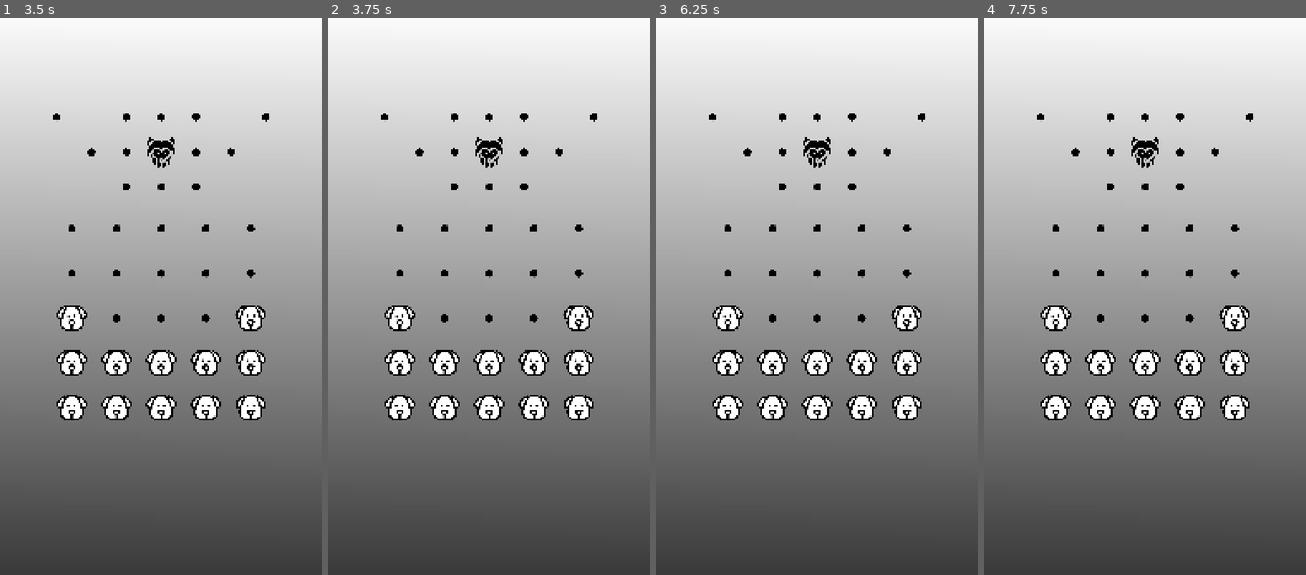
Above: before the commit, frames 1-4 (left to right).
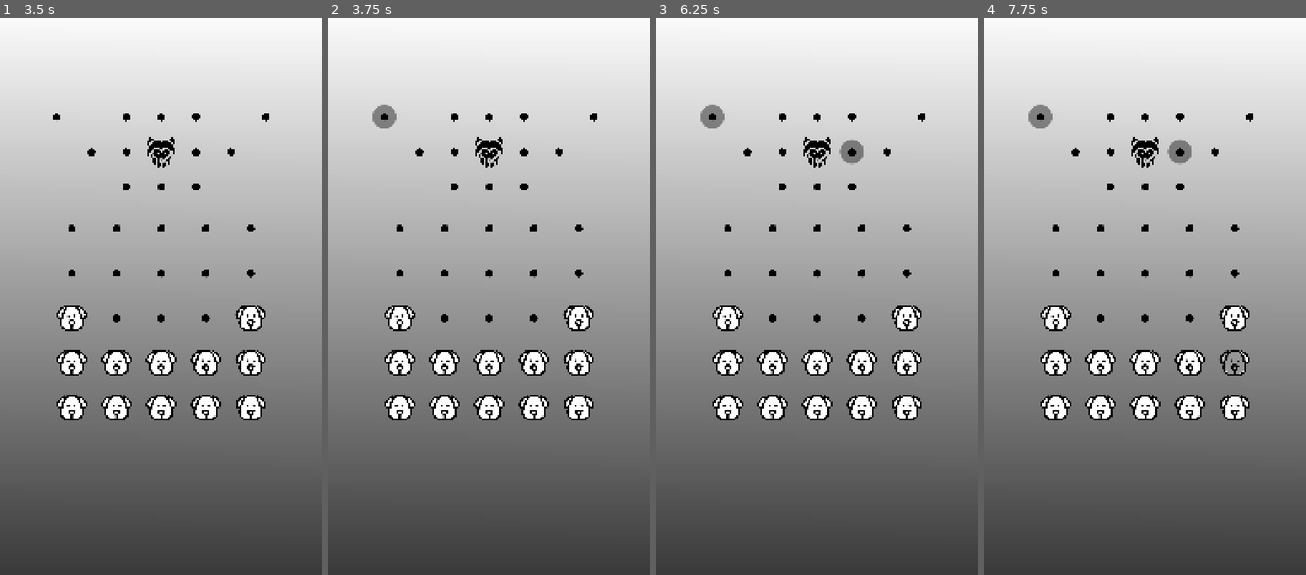
Above: after the commit, the same moments.

Repository: LeYohan-rgb/komikan
Game: Godot game, scene res://Scenes/main_menu.tscn
The game is run twice, just before and just after one commit, with the same random seed, the same clock (stepped at 60 frames per second) and the same inputs. The engine's default icon, where the game draws it, is replaced by a stand-in: a white triangle on a blue panel in a dark square.
Inputs (mouse positions are in pixels of both pictures, inside the frame that each line leads up to):
- Up to frame 1 (3.5 s): click (189, 196) at 0.52 s; type "Alex" at 0.6 s; click (189, 246) at 0.75 s; type "Alex" at 0.83 s; click "X" at 1.25 s; click "PLAY" at 2 s; click "Player vs Player" at 2.75 s
- Up to frame 2 (3.75 s): click (385, 118) at 3.52 s
- Up to frame 3 (6.25 s): tap Enter at 4.25, 5.75 s; move the mouse to (887, 257) at 4.27 s; hold Right 4.28-5.03 s; tap Alt at 4.35, 5.85 s; click (887, 257) at 4.42 s; tap Space at 5 s; move the mouse to (752, 318) at 5.02 s; hold Down 5.03-5.78 s; tap Shift at 5.1 s; click (752, 318) at 5.17 s; move the mouse to (849, 162) at 5.77 s; hold Right from 5.78 s (still down); click (849, 162) at 5.92 s
- Up to frame 4 (7.75 s): tap Space at 6.5 s; move the mouse to (1128, 402) at 6.52 s; release Right at 6.53 s; hold Up 6.53-7.28 s; tap Shift at 6.6 s; click (1128, 402) at 6.67 s; tap Enter at 7.25 s; move the mouse to (1241, 374) at 7.27 s; hold Left from 7.28 s (still down); tap Alt at 7.35 s; click (1241, 374) at 7.42 s

Frame 1 is identical in both runs. In frame 2, 0.2% of the frame differs, in the area x 13-22%, y 15-20%; in frame 3, 0.5%; in frame 4, 0.6%, in the area x 13-82%, y 15-64%.

Commit message:
Added press cell logic

Diff:
--- a/Scenes/tile.tscn
+++ b/Scenes/tile.tscn
@@ -32,6 +32,22 @@
 "speed": 5.0
 }]
 
+[sub_resource type="StyleBoxFlat" id="StyleBoxFlat_khers"]
+bg_color = Color(0.5440647, 0.50846726, 0.13406932, 0.4117647)
+corner_radius_top_left = 10000
+corner_radius_top_right = 10000
+corner_radius_bottom_right = 10000
+corner_radius_bottom_left = 10000
+corner_detail = 20
+
+[sub_resource type="StyleBoxFlat" id="StyleBoxFlat_g7l7l"]
+bg_color = Color(0, 0, 0, 0.4117647)
+corner_radius_top_left = 10000
+corner_radius_top_right = 10000
+corner_radius_bottom_right = 10000
+corner_radius_bottom_left = 10000
+corner_detail = 20
+
 [node name="tile" type="Control" unique_id=1331111654]
 layout_mode = 3
 anchors_preset = 0
@@ -59,4 +75,38 @@
 grow_vertical = 2
 flat = true
 
+[node name="button_selection_radius" type="Panel" parent="." unique_id=5392299]
+visible = false
+layout_mode = 1
+anchors_preset = 8
+anchor_left = 0.5
+anchor_top = 0.5
+anchor_right = 0.5
+anchor_bottom = 0.5
+offset_left = -40.0
+offset_top = -40.0
+offset_right = 40.0
+offset_bottom = 40.0
+grow_horizontal = 2
+grow_vertical = 2
+mouse_filter = 2
+theme_override_styles/panel = SubResource("StyleBoxFlat_khers")
+
+[node name="selected_selection_radius" type="Panel" parent="." unique_id=500883174]
+visible = false
+layout_mode = 1
+anchors_preset = 8
+anchor_left = 0.5
+anchor_top = 0.5
+anchor_right = 0.5
+anchor_bottom = 0.5
+offset_left = -40.0
+offset_top = -40.0
+offset_right = 40.0
+offset_bottom = 40.0
+grow_horizontal = 2
+grow_vertical = 2
+mouse_filter = 2
+theme_override_styles/panel = SubResource("StyleBoxFlat_g7l7l")
+
 [connection signal="pressed" from="Button" to="." method="_on_button_pressed"]
--- a/Scripts/game_scene.gd
+++ b/Scripts/game_scene.gd
@@ -1,8 +1,48 @@
 extends Control
 
-
+var cell_ID_to_node : Dictionary
 # Called when the node enters the scene tree for the first time.
 func _ready() -> void:
+	cell_ID_to_node = {
+	1: get_node("game_scene_layout/board_layout/big_square_board/tile1"),
+	2: get_node("game_scene_layout/board_layout/big_square_board/tile2"),
+	3: get_node("game_scene_layout/board_layout/big_square_board/tile3"),
+	4: get_node("game_scene_layout/board_layout/big_square_board/tile4"),
+	5: get_node("game_scene_layout/board_layout/big_square_board/tile5"),
+	6: get_node("game_scene_layout/board_layout/big_square_board/tile6"),
+	7: get_node("game_scene_layout/board_layout/big_square_board/tile7"),
+	8: get_node("game_scene_layout/board_layout/big_square_board/tile8"),
+	9: get_node("game_scene_layout/board_layout/big_square_board/tile9"),
+	10: get_node("game_scene_layout/board_layout/big_square_board/tile10"),
+	11: get_node("game_scene_layout/board_layout/big_square_board/tile11"),
+	12: get_node("game_scene_layout/board_layout/big_square_board/tile12"),
+	13: get_node("game_scene_layout/board_layout/big_square_board/tile13"),
+	14: get_node("game_scene_layout/board_layout/big_square_board/tile14"),
+	15: get_node("game_scene_layout/board_layout/big_square_board/tile15"),
+	16: get_node("game_scene_layout/board_layout/big_square_board/tile16"),
+	17: get_node("game_scene_layout/board_layout/big_square_board/tile17"),
+	18: get_node("game_scene_layout/board_layout/big_square_board/tile18"),
+	19: get_node("game_scene_layout/board_layout/big_square_board/tile19"),
+	20: get_node("game_scene_layout/board_layout/big_square_board/tile20"),
+	21: get_node("game_scene_layout/board_layout/big_square_board/tile21"),
+	22: get_node("game_scene_layout/board_layout/big_square_board/tile22"),
+	23: get_node("game_scene_layout/board_layout/big_square_board/tile23"),
+	24: get_node("game_scene_layout/board_layout/big_square_board/tile24"),
+	25: get_node("game_scene_layout/board_layout/big_square_board/tile25"),
+	26: get_node("game_scene_layout/board_layout/triangle_board/row_1/tile26"),
+	27: get_node("game_scene_layout/board_layout/triangle_board/row_3/tile27"),
+	28: get_node("game_scene_layout/board_layout/triangle_board/row_4/tile28"),
+	29: get_node("game_scene_layout/board_layout/triangle_board/row_5/tile29"),
+	30: get_node("game_scene_layout/board_layout/triangle_board/row_7/tile30"),
+	31: get_node("game_scene_layout/board_layout/triangle_board/row_2/tile31"),
+	32: get_node("game_scene_layout/board_layout/triangle_board/row_3/tile32"),
+	33: get_node("game_scene_layout/board_layout/triangle_board/row_4/tile33"),
+	34: get_node("game_scene_layout/board_layout/triangle_board/row_5/tile34"),
+	35: get_node("game_scene_layout/board_layout/triangle_board/row_6/tile35"),
+	36: get_node("game_scene_layout/board_layout/triangle_board/row_3/tile36"),
+	37: get_node("game_scene_layout/board_layout/triangle_board/row_4/tile37"),
+	38: get_node("game_scene_layout/board_layout/triangle_board/row_5/tile38")
+	}
 	load_initial_board_state()
 	connect_all_signals("selected_tile", pressed_tile)
 
@@ -52,5 +92,15 @@
 	for i in range(25):
 		get_node("game_scene_layout/board_layout/big_square_board/tile"+str(i+1)).connect(my_signal, callable_signal)
 
-func pressed_tile(is_pressed : String, cell_num : int):
-	print("selected!", is_pressed, cell_num)
+func pressed_tile(is_pressed : String, cell_num : int, cell_state : String):
+	if cell_state == "":
+		return
+
+	if is_pressed == "":
+		for i in cell_ID_to_node[cell_num].neighbors:
+			if cell_ID_to_node[i].state == "":
+				cell_ID_to_node[i].change_is_pressed_state("")
+	elif is_pressed == "selected":
+		for i in cell_ID_to_node[cell_num].neighbors:
+			if cell_ID_to_node[i].state == "":
+				cell_ID_to_node[i].change_is_pressed_state("highlighted")
--- a/Scripts/tile.gd
+++ b/Scripts/tile.gd
@@ -5,7 +5,9 @@
 @export var neighbors : Array[int] #CLOCKWISE
 @onready var anim_sprite = $AnimatedSprite2D
 @export var is_pressed = "" # "", selected, highlighted
-signal selected_tile(is_pressed : String, cell_num : int)
+@onready var selection_radius = $button_selection_radius
+@onready var selected_radius = $selected_selection_radius
+signal selected_tile(is_pressed : String, cell_num : int, cell_state : String)
 
 # Called when the node enters the scene tree for the first time.
 func _ready() -> void:
@@ -40,9 +42,21 @@
 func _on_button_pressed() -> void:
 	if state == "null":
 		return
-
 	if is_pressed == "":
 		is_pressed = "selected"
-		selected_tile.emit(is_pressed, cell_ID)
+		selected_radius.show()
+		selected_tile.emit(is_pressed, cell_ID, state)
+		print("a")
+	elif is_pressed == "selected":
+		print('b')
+		is_pressed = ""
+		selected_radius.hide()
+		selected_tile.emit(is_pressed, cell_ID, state)
 
-	print("pressed", state)
+func change_is_pressed_state(changed_is_pressed : String):
+	if changed_is_pressed == "highlighted":
+		is_pressed = "highlighted"
+		selection_radius.show()
+	elif changed_is_pressed == "":
+		is_pressed = ""
+		selection_radius.hide()
